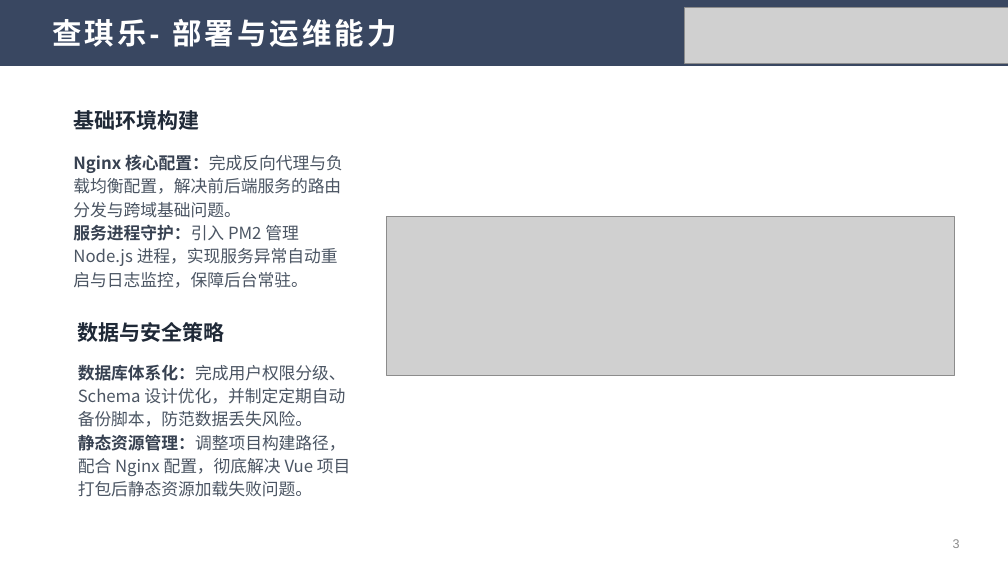
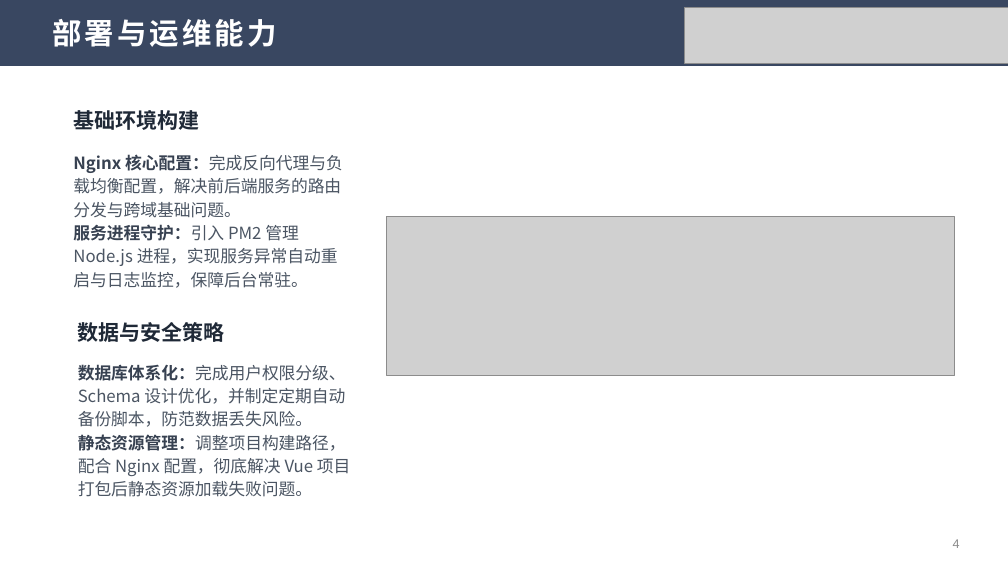
Before and after one commit to iconle/kaiyuan_soft, a slide deck: slide 4 of PPT/开源软件通识-第十八周汇报.pptx (slide 3 before the commit). Drawn at 1008x567 pixels with LibreOffice and Linux fonts; fonts in the diff are those of the drawing; grey boxes stand for pictures. Boxes give left, top, right and bottom in pixels: in the first picture for what was removed or moved away, otherwise in the second. Text is boxed around its words. In the diff, an @@ line names an element or a change of style, - is before the commit and + after.

```diff
--- a/PPT/开源软件通识-第十八周汇报.pptx
+++ b/PPT/开源软件通识-第十八周汇报.pptx
@@ title at [52,19,276,47]: text changed @@
-查琪乐- 部署与运维能力
+部署与运维能力
@@ page number at [953,539,960,548]: text changed @@
-3
+4
```
Also in this commit, not shown: 6 other slides changed, 2 slides added, 2 other files.
